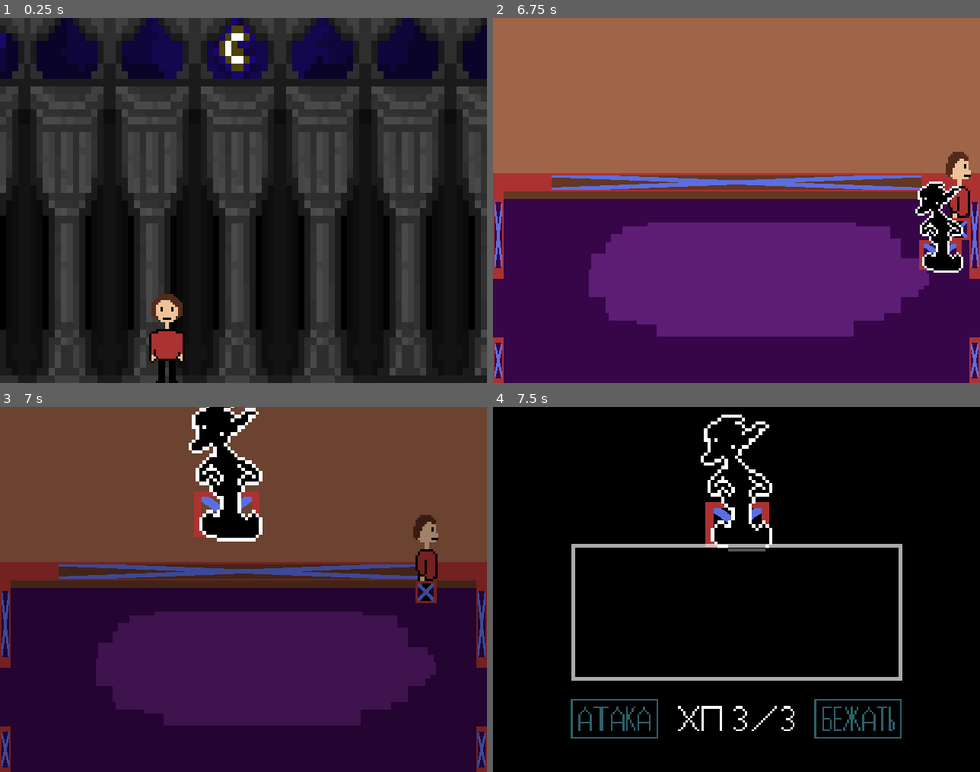
Above: before the commit, frames 1-4 (two rows, left to right).
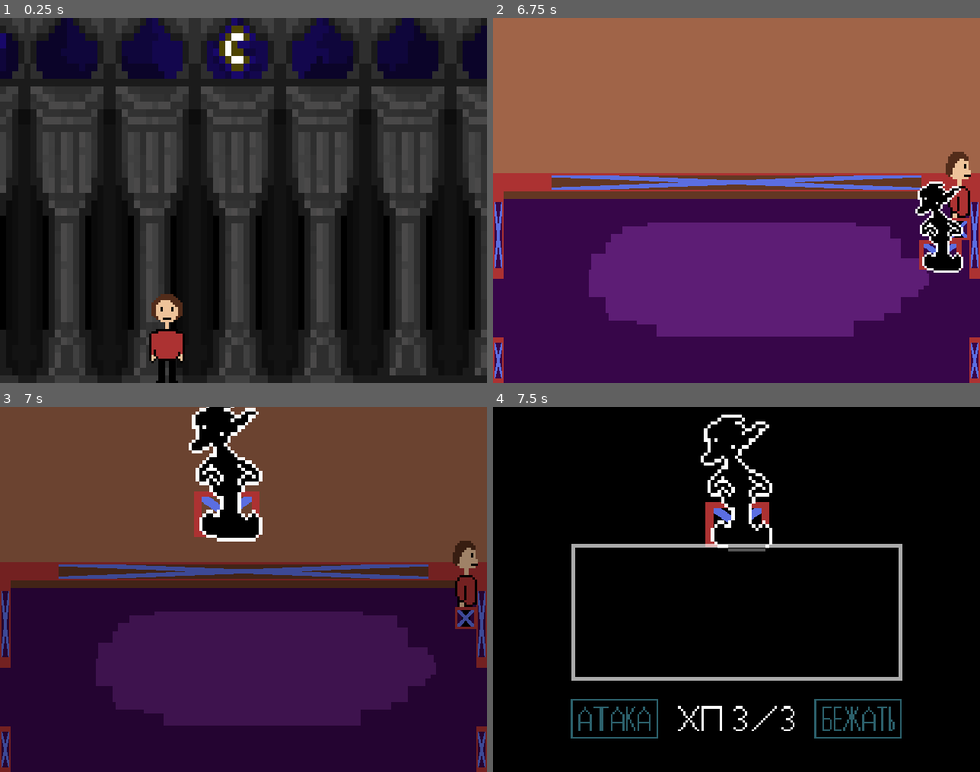
Above: after the commit, the same moments.

Repository: KaratiNOZ/GODOT-Prikol
Game: Godot game, scene res://scenes/sanctuary.tscn
Same seed, same stepped clock (60 frames per second), same inputs: the game is played once before the commit and once after it. This scene is started directly instead of the project's main scene.
Inputs:
- Up to frame 1 (0.25 s): no input
- Up to frame 2 (6.75 s): tap Enter at 0.5, 2 s; hold Z (Z) 0.53-1.28 s; hold Up (arrow_up) 0.53-2.03 s; tap Space at 1.25 s; tap Z (Z) every 1.5 s from 1.35 to 5.85 s; hold Z (Z) 2.03-2.78 s; hold Left (arrow_left) 2.03-3.53 s; hold Down (arrow_down) 3.53-4.28 s; hold Z (Z) 3.53-4.28 s; tap \ (debug) at 4.15 s; hold Right (arrow_right) 4.28-5.03 s; hold Up (arrow_up) 5.03-5.78 s; hold Z (Z) 5.03-5.78 s; hold Right (arrow_right) from 5.78 s (still down); hold Z (Z) from 6.53 s (still down)
- Up to frame 3 (7 s): keep holding Right (arrow_right); keep holding Z (Z)
- Up to frame 4 (7.5 s): keep holding Right (arrow_right); release Z (Z) at 7.28 s; tap Z (Z) at 7.35 s

Frames 1-2 are identical in both runs. In frame 3, 1.7% of the frame differs, in the area x 84-99%, y 29-61%; in frame 4, nothing differs.

Commit message:
Реализована боевая система с test_enemy

Diff:
--- a/scenes/home_living.tscn
+++ b/scenes/home_living.tscn
@@ -7,6 +7,7 @@
 [ext_resource type="Script" uid="uid://dfp4xe688o1td" path="res://src/scripts/local/room_transition.gd" id="5_fepya"]
 [ext_resource type="Script" uid="uid://d6ofg8k7fv2n" path="res://scenes/test_enemy.gd" id="6_a2m88"]
 [ext_resource type="Texture2D" uid="uid://bcgqsrm0k2ac1" path="res://assets/sprites/test_enemy.png" id="6_uw2ja"]
+[ext_resource type="Texture2D" uid="uid://l21ru64ikimq" path="res://assets/sprites/enemy_projectile.png" id="8_2lwlr"]
 
 [sub_resource type="RectangleShape2D" id="RectangleShape2D_a2m88"]
 size = Vector2(640, 24.5)
@@ -74,6 +75,52 @@
 }],
 "loop": true,
 "name": &"get_damage",
+"speed": 5.0
+}]
+
+[sub_resource type="RectangleShape2D" id="RectangleShape2D_4lihb"]
+size = Vector2(15.5, 19.5)
+
+[sub_resource type="AtlasTexture" id="AtlasTexture_i7vgu"]
+atlas = ExtResource("8_2lwlr")
+region = Rect2(0, 0, 36, 36)
+
+[sub_resource type="AtlasTexture" id="AtlasTexture_3tmev"]
+atlas = ExtResource("8_2lwlr")
+region = Rect2(36, 0, 36, 36)
+
+[sub_resource type="AtlasTexture" id="AtlasTexture_0c13u"]
+atlas = ExtResource("8_2lwlr")
+region = Rect2(72, 0, 36, 36)
+
+[sub_resource type="AtlasTexture" id="AtlasTexture_iewhh"]
+atlas = ExtResource("8_2lwlr")
+region = Rect2(108, 0, 36, 36)
+
+[sub_resource type="AtlasTexture" id="AtlasTexture_tevks"]
+atlas = ExtResource("8_2lwlr")
+region = Rect2(144, 0, 36, 36)
+
+[sub_resource type="SpriteFrames" id="SpriteFrames_pgr1u"]
+animations = [{
+"frames": [{
+"duration": 1.0,
+"texture": SubResource("AtlasTexture_i7vgu")
+}, {
+"duration": 1.0,
+"texture": SubResource("AtlasTexture_3tmev")
+}, {
+"duration": 1.0,
+"texture": SubResource("AtlasTexture_0c13u")
+}, {
+"duration": 1.0,
+"texture": SubResource("AtlasTexture_iewhh")
+}, {
+"duration": 1.0,
+"texture": SubResource("AtlasTexture_tevks")
+}],
+"loop": true,
+"name": &"0",
 "speed": 5.0
 }]
 
@@ -196,3 +243,16 @@
 [node name="enemy_texture" type="AnimatedSprite2D" parent="testEnemy"]
 sprite_frames = SubResource("SpriteFrames_na2dy")
 animation = &"1"
+
+[node name="proj_area" type="Area2D" parent="testEnemy"]
+visible = false
+position = Vector2(55, -21)
+
+[node name="proj_collision" type="CollisionShape2D" parent="testEnemy/proj_area"]
+shape = SubResource("RectangleShape2D_4lihb")
+
+[node name="projectiles" type="AnimatedSprite2D" parent="testEnemy/proj_area/proj_collision"]
+sprite_frames = SubResource("SpriteFrames_pgr1u")
+animation = &"0"
+frame_progress = 0.300001
+speed_scale = 2.0
--- a/scenes/player.tscn
+++ b/scenes/player.tscn
@@ -1,9 +1,10 @@
-[gd_scene load_steps=11 format=3 uid="uid://va2hrhfplbwb"]
+[gd_scene load_steps=24 format=3 uid="uid://va2hrhfplbwb"]
 
 [ext_resource type="Script" uid="uid://bdkx7c4bblax3" path="res://src/scripts/local/player_movement.gd" id="1_dqkch"]
 [ext_resource type="Texture2D" uid="uid://5oy04tovb6dj" path="res://assets/sprites/lol.png" id="1_qhqgy"]
 [ext_resource type="Texture2D" uid="uid://dgfst1wq6gjh6" path="res://assets/sprites/barier.png" id="2_dqkch"]
 [ext_resource type="Script" uid="uid://cn0gm7egilg5s" path="res://src/scripts/local/plr_main_collision_texture.gd" id="3_qlg0r"]
+[ext_resource type="Texture2D" uid="uid://dawfipx22a5bx" path="res://assets/sprites/mind.png" id="5_qlg0r"]
 
 [sub_resource type="AtlasTexture" id="AtlasTexture_2hs0m"]
 atlas = ExtResource("1_qhqgy")
@@ -59,6 +60,87 @@
 [sub_resource type="RectangleShape2D" id="RectangleShape2D_nvl01"]
 size = Vector2(46, 29.5)
 
+[sub_resource type="RectangleShape2D" id="RectangleShape2D_tuyoq"]
+size = Vector2(14, 14)
+
+[sub_resource type="AtlasTexture" id="AtlasTexture_fjrip"]
+atlas = ExtResource("5_qlg0r")
+region = Rect2(0, 0, 27, 27)
+
+[sub_resource type="AtlasTexture" id="AtlasTexture_smehm"]
+atlas = ExtResource("5_qlg0r")
+region = Rect2(27, 0, 27, 27)
+
+[sub_resource type="AtlasTexture" id="AtlasTexture_ur7pv"]
+atlas = ExtResource("5_qlg0r")
+region = Rect2(54, 0, 27, 27)
+
+[sub_resource type="AtlasTexture" id="AtlasTexture_y4r1p"]
+atlas = ExtResource("5_qlg0r")
+region = Rect2(81, 0, 27, 27)
+
+[sub_resource type="AtlasTexture" id="AtlasTexture_d2wvv"]
+atlas = ExtResource("5_qlg0r")
+region = Rect2(108, 0, 27, 27)
+
+[sub_resource type="AtlasTexture" id="AtlasTexture_3v2ag"]
+atlas = ExtResource("5_qlg0r")
+region = Rect2(135, 0, 27, 27)
+
+[sub_resource type="AtlasTexture" id="AtlasTexture_jej6c"]
+atlas = ExtResource("5_qlg0r")
+region = Rect2(162, 0, 27, 27)
+
+[sub_resource type="AtlasTexture" id="AtlasTexture_f1ej7"]
+atlas = ExtResource("5_qlg0r")
+region = Rect2(189, 0, 27, 27)
+
+[sub_resource type="AtlasTexture" id="AtlasTexture_oprun"]
+atlas = ExtResource("5_qlg0r")
+region = Rect2(216, 0, 27, 27)
+
+[sub_resource type="AtlasTexture" id="AtlasTexture_a8ls1"]
+atlas = ExtResource("5_qlg0r")
+region = Rect2(243, 0, 27, 27)
+
+[sub_resource type="SpriteFrames" id="SpriteFrames_qfm1y"]
+animations = [{
+"frames": [{
+"duration": 1.0,
+"texture": SubResource("AtlasTexture_fjrip")
+}, {
+"duration": 1.0,
+"texture": SubResource("AtlasTexture_smehm")
+}, {
+"duration": 1.0,
+"texture": SubResource("AtlasTexture_ur7pv")
+}, {
+"duration": 1.0,
+"texture": SubResource("AtlasTexture_y4r1p")
+}, {
+"duration": 1.0,
+"texture": SubResource("AtlasTexture_d2wvv")
+}, {
+"duration": 1.0,
+"texture": SubResource("AtlasTexture_3v2ag")
+}, {
+"duration": 1.0,
+"texture": SubResource("AtlasTexture_jej6c")
+}, {
+"duration": 1.0,
+"texture": SubResource("AtlasTexture_f1ej7")
+}, {
+"duration": 1.0,
+"texture": SubResource("AtlasTexture_oprun")
+}, {
+"duration": 1.0,
+"texture": SubResource("AtlasTexture_a8ls1")
+}],
+"loop": false,
+"name": &"me",
+"speed": 5.0
+}]
+
 [node name="player" type="CharacterBody2D"]
 z_index = 1
 script = ExtResource("1_dqkch")
@@ -75,3 +157,18 @@
 visible = false
 texture = ExtResource("2_dqkch")
 script = ExtResource("3_qlg0r")
+
+[node name="mind" type="CharacterBody2D" parent="."]
+visible = false
+position = Vector2(0, -50.5)
+
+[node name="mind_collision" type="CollisionShape2D" parent="mind"]
+shape = SubResource("RectangleShape2D_tuyoq")
+disabled = true
+debug_color = Color(0.054092, 0.650058, 0, 0.42)
+
+[node name="main_character" type="AnimatedSprite2D" parent="mind/mind_collision"]
+scale = Vector2(0.518519, 0.518519)
+sprite_frames = SubResource("SpriteFrames_qfm1y")
+animation = &"me"
+speed_scale = 2.5
--- a/scenes/test_enemy.gd
+++ b/scenes/test_enemy.gd
@@ -8,6 +8,8 @@
 var IS_CHASING: bool = false                  # Преследует ли враг игрока
 var ENEMY_SPRITE_GET_DAMAGE: bool = false     # Получает ли враг урон в данный момент
 var ENEMY_TWEEN: Tween                        # Твин для анимации движения врага
+
+var ENEMY_TURN: bool = false
 
 # --- ПЕРЕМЕННЫЕ UI --- #
 var fight_background: ColorRect = null        # Задний фон боя
@@ -24,26 +26,41 @@
 var player = null                             # Ссылка на игрока
 var in_fight: bool = false                    # Находится ли игрок в бою
 var player_turn: bool = false                 # Ход игрока или врага
-var player_choice: int = -1
+var player_choice: int = -1                   # Выбор игрока (по умолчанию -1 т.к. кнопки будут не активны)
+var player_mini = null
+var player_mini_coll = null
+var player_mini_texture = null
+var player_mini_speed: float = 150
+var player_last_move_dir: Vector2 = Vector2.ZERO
 
 # --- ДЛЯ БОЯ --- #
 var _bars_array: Array[Panel] = []             # Создаем массив для палок
-var _current_index: int = 0
-var _total_bars: int = 0
-var _current_bar: Panel = null
-var _bar_tween: Tween = null
+var _current_index: int = 0                    # Текущей индекс палки
+var _total_bars: int = 0                       # Общее количество палок
+var _current_bar: Panel = null                 # Ссылка на текущую палку
+var _bar_tween: Tween = null                   # Твин для анимации палки
+var _middle_turn: bool = false
+
+var tween_process: bool = false
+var ready_to_tween: bool = false
 
 func _ready() -> void:
 	player = get_tree().current_scene.get_node("player") # Получаем ссылку на игрока
+	player_mini = player.get_node("mind")
+	player_mini_coll = player_mini.get_node("mind_collision")
+	player_mini_texture = player_mini_coll.get_node("main_character")
 	$area_vision.body_entered.connect(_on_body_entered)  # Подключаем сигнал входа в зону видимости
 	$area_vision.body_exited.connect(_on_body_exited)    # Подключаем сигнал выхода из зоны видимости
+
 
 # --- ОБРАБОТЧИКИ СИГНАЛОВ AREA2D --- #
 func _on_body_entered(body):
 	IS_CHASING = true                         # Начинаем преследование игрока
 
+
 func _on_body_exited(body):
 	IS_CHASING = false                        # Прекращаем преследование игрока
+
 
 func load_monologue():
 	var file = FileAccess.open("res://src/dialoges/testEnemy.json", FileAccess.READ) # Открываем JSON файл с диалогами
@@ -61,6 +78,7 @@
 		print("Не удалось открыть файл res://src/dialoges/testEnemy.json")
 		monologue_data = {}                   # Устанавливаем пустые данные при ошибке
 
+
 func _physics_process(delta: float) -> void:
 	if not IS_CHASING or in_fight:            # Если не преследуем или в бою
 		return                                # Прекращаем обработку движения
@@ -72,8 +90,10 @@
 		in_fight = true                       # Начинаем бой
 		IS_CHASING = false                    # Прекращаем преследование
 		global_vars.can_move = false          # Блокируем движение игрока
+		player.get_node("plr_main_collision").disabled = true
 		await get_tree().create_timer(0.2).timeout # Небольшая задержка
 		setup_fight()                         # Запускаем настройку боевого экрана
+
 
 func _process(delta: float) -> void:
 	if not in_fight:                          # Если не в бою
@@ -89,8 +109,53 @@
 				hp_sprite.texture = load("res://assets/sprites/hp_2_3.png")   # Изменяем спрайт на хп  2 / 3
 			1:
 				hp_sprite.texture = load("res://assets/sprites/hp_1_3.png")   # Изменяем спрайт на хп  1 / 3
-			#_:
-			#	print("Здоровье игрока не является числом")    # Принт на случай ошибок
+			0:
+				get_tree().quit()
+
+		# Передвижение на арене
+		if not player_turn and ENEMY_TURN:
+			var player_mini_dir = Vector2.ZERO
+
+			if Input.is_action_pressed("ui_left"):
+				player_mini_dir.x -= 1
+			if Input.is_action_pressed("ui_right"):
+				player_mini_dir.x += 1
+			if Input.is_action_pressed("ui_up"):
+				player_mini_dir.y -= 1
+			if Input.is_action_pressed("ui_down"):
+				player_mini_dir.y += 1
+
+			if player_mini_dir != Vector2.ZERO:
+				player_mini_dir = player_mini_dir.normalized()
+
+				if player_mini_dir != player_last_move_dir:
+					player_mini_texture.play("me")
+					player_last_move_dir = player_mini_dir
+
+				# Двигаем игрока
+				player_mini.position += player_mini_dir * player_mini_speed * delta
+
+				# Глобальные координаты левого верхнего угла рамки
+				var frame_global_top_left = frame.get_global_position()
+
+				# Половина размера рамки
+				var half_size = frame.size / 2
+
+				# Центр рамки
+				var frame_center = frame_global_top_left + half_size
+
+				# Ограничения движения
+				var min_x = frame_center.x - half_size.x + 14
+				var max_x = frame_center.x + half_size.x - 13
+				var min_y = frame_center.y - half_size.y + 14
+				var max_y = frame_center.y + half_size.y - 13
+
+				# Ограничиваем глобальную позицию игрока
+				player_mini.global_position.x = clamp(player_mini.global_position.x, min_x, max_x)
+				player_mini.global_position.y = clamp(player_mini.global_position.y, min_y, max_y)
+			else:
+				player_last_move_dir = Vector2.ZERO
+
 
 	# --- ПЕРЕКЛЮЧЕНИЕ КНОПОК --- #
 	if in_fight and player_turn:
@@ -110,7 +175,16 @@
 		if player_choice == 1 and Input.is_action_just_pressed("Z"):
 			get_tree().quit()
 
+
 func dmg_zone() -> void:
+	if _middle_turn != false:
+		delete_dmg_zone()
+		return
+
+	_bars_array.clear()  # Очищаем старый массив
+	_current_index = 0   # Сбрасываем индекс
+	_current_bar = null  # Сбрасываем текущую палку
+
 	var damage_zone = Sprite2D.new()    # Создаём зону урона по врагу
 	damage_zone.name = "Damage_Zone"    # Устанавливаем имя, чтобы можно было найти
 	frame_parent.add_child(damage_zone) # Сразу его добавляем его в родительскую рамку
@@ -180,8 +254,22 @@
 		print("Размер массива: ", _bars_array.size())
 	)
 
+
 func spawn_bars_sequentially(bars_array: Array[Panel], index: int, total_bars: int) -> void:
-	if index >= bars_array.size():
+	if index >= bars_array.size() or _middle_turn != false:
+		for bar in bars_array:
+			if is_instance_valid(bar):
+				# Убиваем возможный tween, привязанный к палке
+				if bar.has_meta("tween"):
+					var t = bar.get_meta("tween")
+					if t and is_instance_valid(t):
+						t.kill()
+					bar.remove_meta("tween")
+				bar.queue_free()
+		_bars_array.clear()
+		_current_bar = null
+		_current_index = 0
+		delete_dmg_zone()
 		return
 
 	var current_spawned_bar = bars_array[index]
@@ -239,13 +327,127 @@
 
 	spawn_bars_sequentially(bars_array, index + 1, total_bars)
 
+func victory() -> void:
+	_middle_turn = true
+	frame_to_start()
+	ENEMY_TURN = false
+	ENEMY_SPRITE_GET_DAMAGE = true
+	player_turn = false
+	player_choice = -1
+
+	# Останавливаем ENEMY_TWEEN, если он активен
+	if ENEMY_TWEEN != null and is_instance_valid(ENEMY_TWEEN):
+		ENEMY_TWEEN.kill()
+		ENEMY_TWEEN = null
+
+	var sprite = ENEMY.get_node("enemy_texture")
+	if sprite:
+		sprite.stop()
+
+	# 1. Исчезновение врага (короткая анимация)
+	var enemy_fade_tween = create_tween()
+	enemy_fade_tween.tween_property(ENEMY, "modulate:a", 0.0, 0.4)
+	# не ждём тут окончания — продолжение по нажатию Z
+
+	# 2. Создаем черный экран перехода и делаем видимым
+	var trans_back = ColorRect.new()
+	trans_back.name = "VictoryTransBack"
+	trans_back.color = Color.BLACK
+	trans_back.modulate.a = 0.0
+	trans_back.z_index = 999
+	trans_back.size = Vector2(640, 480)
+	trans_back.position = Vector2(0, 0)
+	get_tree().current_scene.add_child(trans_back)
+
+	# 3. Готовы к ожиданию нажатия Z — дальше продолжит _input
+	ready_to_tween = true
+
+func continue_victory() -> void:
+	# Немедленно предотвращаем повторный вход
+	if not ready_to_tween:
+		return
+
+	# Найдём наш trans_back (если он есть)
+	var trans_back = get_tree().current_scene.get_node_or_null("VictoryTransBack")
+	if trans_back == null:
+		# Если по какой-то причине экран не найден — создадим локально, чтобы не упасть
+		trans_back = ColorRect.new()
+		trans_back.color = Color.BLACK
+		trans_back.modulate.a = 0.0
+		trans_back.z_index = 999
+		trans_back.size = Vector2(640, 480)
+		trans_back.position = Vector2(0, 0)
+		get_tree().current_scene.add_child(trans_back)
+
+	# 4. Затемнение экрана
+	var fade_in_tween = create_tween()
+	fade_in_tween.tween_property(trans_back, "modulate:a", 1.0, 0.5)
+	await fade_in_tween.finished
+
+	# 5. Удаляем все элементы боя — более надёжно: удаляем контейнер fight_background и ENEMY
+	if is_instance_valid(fight_background):
+		# Если хотим гарантированно удалить все дочерние узлы — скопируем массив и удалим
+		for child in fight_background.get_children():
+			if is_instance_valid(child):
+				child.queue_free()
+		fight_background.queue_free()
+		fight_background = null
+
+
+
+	# 6. Осветление экрана
+	var fade_out_tween = create_tween()
+	fade_out_tween.tween_property(trans_back, "modulate:a", 0.0, 0.5)
+	await fade_out_tween.finished
+
+	global_vars.can_move = true
+
+	# 7. Удаляем trans_back
+	if is_instance_valid(trans_back):
+		trans_back.queue_free()
+
+	# Сбрасываем флаги и возвращаем управление игроку
+	_middle_turn = false
+	tween_process = false
+	ready_to_tween = false
+	in_fight = false
+	fight_background = null
+	frame_parent = null
+	frame = null
+	label = null
+	buttons.clear()
+	hp_sprite = null
+
+	player.get_node("plr_main_collision").disabled = false
+
+	# Удаляем все временные боевые объекты, которые могли быть добавлены в ENEMY
+	if is_instance_valid(ENEMY):
+		# Лучше удалить все дочерние элементы, чтобы очистить всё, а затем удалить ENEMY
+		for c in ENEMY.get_children():
+			if is_instance_valid(c):
+				c.queue_free()
+		ENEMY.queue_free()
+		ENEMY = null
+
 func _input(event: InputEvent) -> void:
+	if ready_to_tween and event.is_action_pressed("Z"):
+		print("Продолжаем")
+		continue_victory()
+		return
+
 	if not in_fight:
+		return
+
+	if ENEMY_HP <= 0 and ready_to_tween != true:
+		victory()
 		return
 
 	if event.is_action_pressed("Z"):
 		# Проверяем, есть ли активная палка
 		if _current_bar != null and is_instance_valid(_current_bar):
+			if _current_index >= _bars_array.size():
+				print("Индекс вне границ массива!")
+				return
 			# Получаем позицию палки по X
 			var bar_x = _current_bar.position.x
 			# Список диапазонов и урона
@@ -293,6 +495,8 @@
 				animate_sprite(ENEMY.get_node("enemy_texture"))
 				delete_dmg_zone()
 
+
+
 func animate_sprite(sprite: AnimatedSprite2D) -> void:
 	var sprite_center = sprite.position   # Центральная позиция спрайта
 
@@ -355,7 +559,12 @@
 			random_sprite(sprite)                 # Рекурсивно запускаем следующую смену
 			)
 
+
 func delete_dmg_zone() -> void:
+	_bars_array.clear()  # Очищаем старый массив
+	_current_index = 0   # Сбрасываем индекс
+	_current_bar = null  # Сбрасываем текущую палк
+
 	print("Удаления зоны урона")
 
 	var damage_zone: Sprite2D = null
@@ -368,7 +577,11 @@
 		damage_zone.queue_free()
 		print("Зона удалилась")
 
+	if _middle_turn == true:
+		return
+
 	var tween = create_tween()
+	print("Враг атакует!")
 
 	# Анимируем размер
 	tween.parallel().tween_property(frame, "size", Vector2(185, 185), 0.5)
@@ -376,11 +589,199 @@
 	# Анимируем позицию (она должна сместиться в центр по новому размеру)
 	tween.parallel().tween_property(frame, "position", -Vector2(185, 185) / 2, 0.5)
 
-	print("Враг атакует!")
-	enemy_turn()
-
-func enemy_turn() -> void:
-	pass
+	tween.tween_callback(func() -> void:
+		enemy_turn_attack()
+	)
+
+
+func enemy_turn_attack() -> void:
+
+	if _middle_turn != false:
+		return
+
+	ENEMY_TURN = true
+	player_mini.visible = true
+	player_mini.z_index = 5
+	player_mini.global_position = frame_parent.global_position
+	player_mini.scale = Vector2(1.3, 1.3)
+	player_mini_coll.disabled = false
+
+	var enemy_proj = ENEMY.get_node("proj_area")
+	var enemy_proj_texture = enemy_proj.get_node("proj_collision/projectiles")
+
+	enemy_attack_create_vertical(enemy_proj, 0, randi_range(1, 2), randf_range(0.5, 1))
+	enemy_attack_create_horizontal(enemy_proj, 0, randi_range(10, 13), randf_range(2, 2.5))
+
+func enemy_attack_create_vertical(enemy_proj, index: int, max_index: int, delay):
+	if index >= max_index and not ENEMY_TURN:
+		print("Ход врага закончен")
+		frame_to_start()
+		return
+
+	var enemy_proj_clone = enemy_proj.duplicate(15)
+	var clone_coll = enemy_proj_clone.get_node("proj_collision")
+	var clone_texture = clone_coll.get_node("projectiles")
+
+	ENEMY.add_child(enemy_proj_clone)
+
+	enemy_proj_clone.visible = true
+	enemy_proj_clone.body_entered.connect(_on_enemy_proj_body_entered)
+	enemy_proj_clone.z_index = 5
+	var rand = randf_range(67, 90)
+
+	enemy_proj_clone.global_position = Vector2(player_mini.global_position.x, rand)
+
+	var tween = create_tween()
+
+	var frame_global_top_left = frame.get_global_position()
+	# Половина размера рамки
+	var half_size = frame.size / 2
+	# Центр рамки
+	var frame_center = frame_global_top_left + half_size
+	var frame_bottom = frame_center.y + half_size.y - 10
+
+	clone_texture.play()
+	tween.tween_property(enemy_proj_clone, "global_position:y", frame_bottom, 1)
+
+	tween.tween_callback(func():
+		clone_coll.disabled = true  # Отключаем коллизию ПОСЛЕ полета
+	)
+
+	tween.tween_property(enemy_proj_clone, "modulate:a", 0, 0.3)
+
+	tween.finished.connect(func():
+		enemy_proj_clone.queue_free()
+		)
+	if ENEMY_TURN:
+		await get_tree().create_timer(delay).timeout
+		await enemy_attack_create_vertical(enemy_proj, index + 1, max_index, randf_range(0.5, 1))
+
+func enemy_attack_create_horizontal(enemy_proj, index: int, max_index: int, delay):
+	if not ENEMY_TURN:
+		print("Ход врага закончен")
+		return
+
+	var is_from = randi_range(0, 1)
+
+	var enemy_proj_clone = enemy_proj.duplicate(15)
+	var clone_coll = enemy_proj_clone.get_node("proj_collision")
+	var clone_texture = clone_coll.get_node("projectiles")
+
+	ENEMY.add_child(enemy_proj_clone)
+
+	enemy_proj_clone.visible = true
+	enemy_proj_clone.body_entered.connect(_on_enemy_proj_body_entered)
+	enemy_proj_clone.z_index = 5
+
+
+	var tween = create_tween()
+
+	var frame_global_top_left = frame.get_global_position()
+
+	# Половина размера рамки
+	var half_size = frame.size / 2
+
+	# Центр рамки
+	var frame_center = frame_global_top_left + half_size
+
+	var frame_left = frame_center.x - half_size.x + 10
+	var frame_right = frame_center.x + half_size.x - 10
+
+	if is_from == 0:
+		enemy_proj_clone.rotation_degrees = -90
+		var rand = randf_range(67, 90)
+		enemy_proj_clone.global_position = Vector2(rand, player_mini.global_position.y)
+		tween.tween_property(enemy_proj_clone, "global_position:x", frame_right, 1)
+	elif is_from == 1:
+		enemy_proj_clone.rotation_degrees = 90
+		var rand = randf_range(567, 590)
+		enemy_proj_clone.global_position = Vector2(rand, player_mini.global_position.y)
+		tween.tween_property(enemy_proj_clone, "global_position:x", frame_left, 1)
+
+	clone_texture.play()
+
+	tween.tween_callback(func():
+		clone_coll.disabled = true  # Отключаем коллизию ПОСЛЕ полета
+	)
+
+	tween.tween_property(enemy_proj_clone, "modulate:a", 0, 0.3)
+
+	tween.finished.connect(func():
+		enemy_proj_clone.queue_free()
+		)
+
+	if ENEMY_TURN:
+		await get_tree().create_timer(delay).timeout
+		await enemy_attack_create_horizontal(enemy_proj, index + 1, max_index, randf_range(2, 2.5))
+
+func frame_to_start():
+	player_mini_coll.disabled = true
+	player_mini.visible = false
+	ENEMY_TURN = false
+	player_turn = true
+
+	var tween = create_tween()
+
+	tween.parallel().tween_property(frame, "size", Vector2(435, 180), 0.5)
+
+	tween.parallel().tween_property(frame, "position", -Vector2(435, 180) / 2, 0.5)
+
+	await tween.finished
+	setup_text()
+
+
+func _on_enemy_proj_body_entered(body):
+	if body == player_mini and not global_vars.invinc:
+		global_vars.player_hp -= 1
+		global_vars.invinc = true
+		start_player_invincibility_effect(1.0, 0.1)
+
+
+func start_player_invincibility_effect(duration: float, blink_speed: float) -> void:
+
+	# Останавливаем предыдущий эффект, если он есть
+	if has_node("InvincibilityTimer"):
+		get_node("InvincibilityTimer").queue_free()
+
+	var timer = Timer.new()
+	timer.name = "InvincibilityTimer"
+	timer.wait_time = blink_speed
+	timer.one_shot = false
+	add_child(timer)
+
+	# Используем словарь для хранения изменяемых значений
+	var state = {
+		"elapsed": 0.0,
+		"visible_state": false
+	}
+
+	# Сразу делаем невидимым
+	player_mini_texture.modulate.a = 0.0
+
+	timer.timeout.connect(func() -> void:
+		if not is_instance_valid(player_mini_texture):
+			timer.queue_free()
+			global_vars.invinc = false
+			return
+
+		state.elapsed += blink_speed
+
+		# Проверяем, не истекло ли время
+		if state.elapsed >= duration:
+			# Конец эффекта - делаем полностью видимым
+			player_mini_texture.modulate.a = 1.0
+			timer.stop()
+			timer.queue_free()
+			global_vars.invinc = false
+			return
+
+		# Переключаем видимость
+		state.visible_state = not state.visible_state
+		player_mini_texture.modulate.a = 1.0 if state.visible_state else 0.0
+	)
+
+	timer.start()
+
 
 func setup_fight() -> void:
 	# --- ЗАДНИК --- #
@@ -470,6 +871,7 @@
 		player_turn = true                               # Игра начинается
 	)
 
+
 func setup_text() -> void:
 	label = Label.new()                         # Создание лейбла для текста
 	frame_parent.add_child(label)               # Добавляем в родительскую рамку
@@ -497,12 +899,24 @@
 	load_monologue()                            # Загружаем данные диалогов
 	show_next_monologue()                       # Показываем первый монолог
 
+
 func show_next_monologue():
 	# Загружаем данные, если еще не загружены
 	if monologue_data.is_empty():               # Если данные не загружены
 		load_monologue()                        # Загружаем их
 
 	var text_to_show = ""                       # Текст для отображения
+
+	if _middle_turn == true:
+		# Ищем текст с id "victory"
+		for dialogue in monologue_data["test_enemy"]:
+			if str(dialogue["id"]) == "victory":  # ПРЕОБРАЗУЕМ В СТРОКУ
+				text_to_show = dialogue["text"]
+				break
+
+		if text_to_show != "":
+			start_typing_animation(text_to_show)
+			return  # Выходим из функции
 
 	# Если monologue <= 10, показываем последовательно
 	if monologue <= 10:                         # Если индекс меньше или равен 10
@@ -527,6 +941,7 @@
 	else:
 		print("Текст с id ", monologue - 1, " не найден!")
 
+
 func start_typing_animation(text: String):
 	label.text = text                           # Устанавливаем текст в лейбл
 	label.visible_ratio = 0.0                   # Скрываем весь текст
--- a/src/dialoges/testEnemy.json
+++ b/src/dialoges/testEnemy.json
@@ -39,6 +39,10 @@
 		{
 			"id": 10,
 			"text": "Что-то происходит. Удивительно, что я это подметил для тебя"
+		},
+		{
+			"id": "victory",
+			"text": "Ты победил! Молодец!"
 		}
 	]
 }
Binary file added: assets/sprites/enemy_projectile.png
Not shown, added: assets/sprites/enemy_projectile.png.import
Binary file added: assets/sprites/mind.png
Not shown, added: assets/sprites/mind.png.import
Not shown: 1 places in scenes/home_living.tscn that only renumber resources
